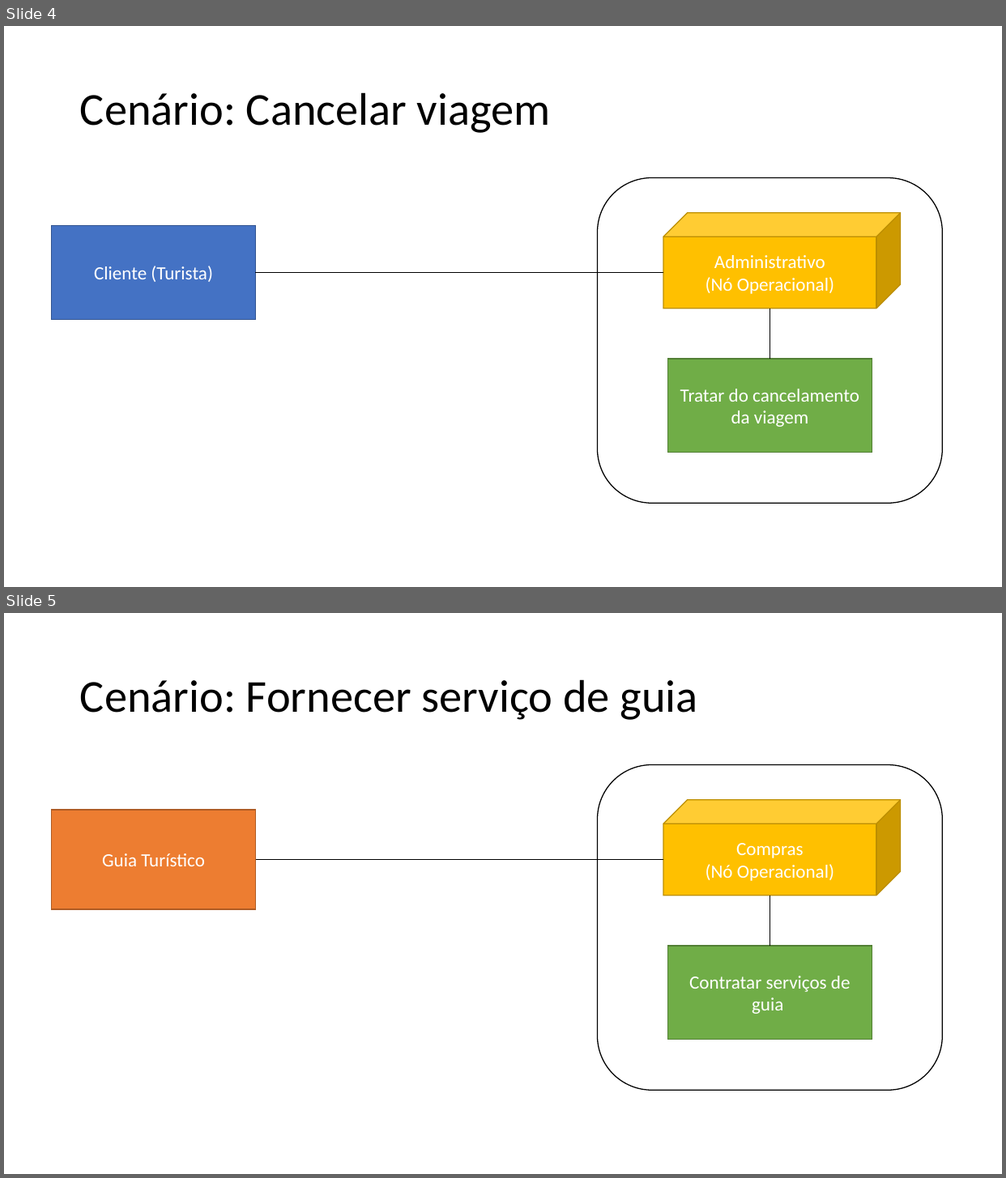
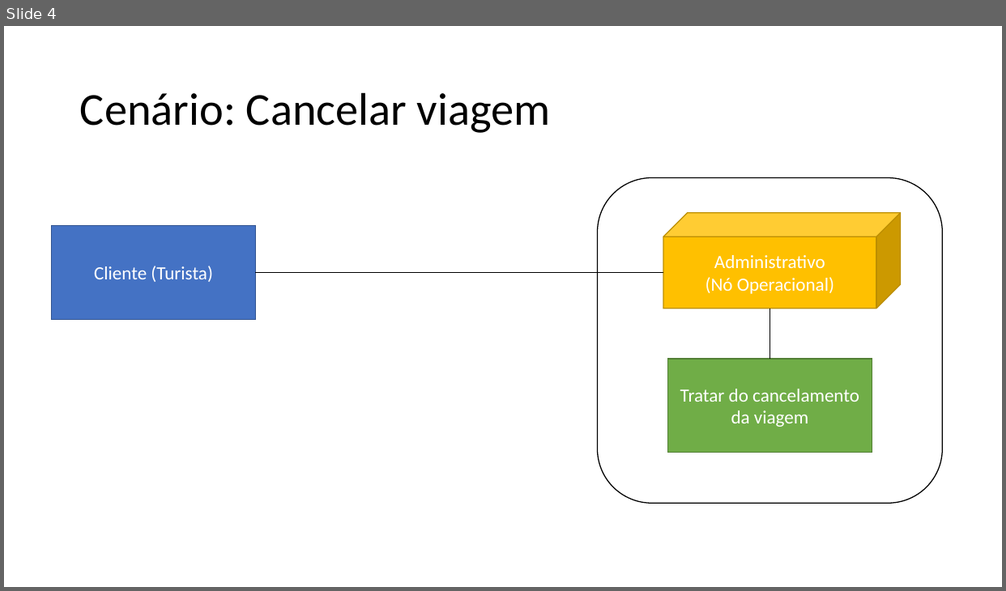
Before and after one commit to Road-on/RoadOn, a slide deck: 15. Arquitetura de Negócio Para Cada Cenário.pptx. Shown one above the other, each under a label of ours: slides 4 and 5 before the commit, slide 4 after it. The pictures are 1006x1178 and 1006x591 pixels, drawn with LibreOffice and Linux fonts; fonts in the diff are those of the drawing. Boxes give left, top, right and bottom in pixels: in the first picture for what was removed or moved away, otherwise in the second. Text is boxed around its words. In the diff, an @@ line names an element or a change of style, - is before the commit and + after.

```diff
--- a/15. Arquitetura de Negócio Para Cada Cenário.pptx
+++ b/15. Arquitetura de Negócio Para Cada Cenário.pptx
@@ slide 5 removed at (x1=4, y1=613, x2=1002, y2=1174), background #FFFFFF @@
@@ title removed at (x1=80, y1=679, x2=698, y2=720) @@
-Cenário: Fornecer serviço de guia
@@ rounded rectangle removed at (x1=598, y1=765, x2=943, y2=1091) @@
@@ cube removed at (x1=663, y1=800, x2=901, y2=896) @@
-Compras
-(Nó Operacional)
@@ rectangle removed at (x1=52, y1=810, x2=256, y2=909) @@
-Guia Turístico
@@ line removed from (256, 860) to (663, 860) @@
@@ line removed from (769, 896) to (769, 946) @@
@@ rectangle removed at (x1=668, y1=946, x2=872, y2=1040) @@
-Contratar serviços de guia
```
Also in this commit, not shown: 1 slide changed.
